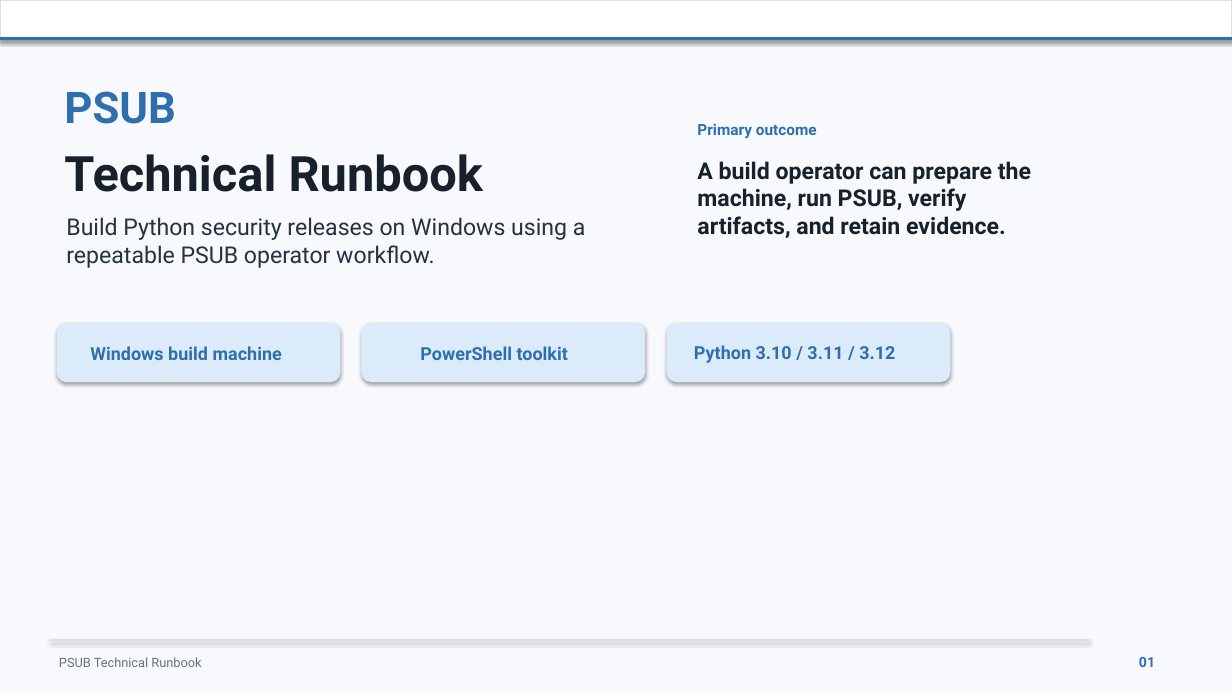
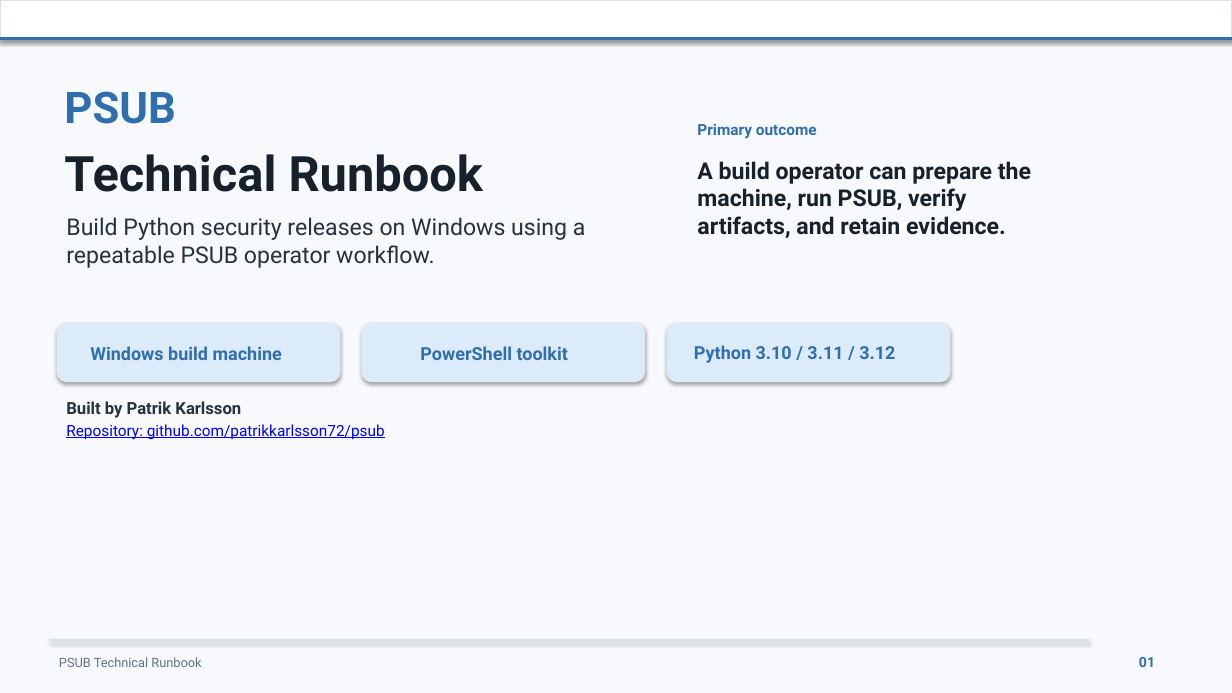
Before and after one commit to patrikkarlsson72/psub, a slide deck: slide 1 of output/presentation/PSUB-Technical-Runbook.pptx. Drawn at 1232x693 pixels with LibreOffice and Linux fonts; fonts in the diff are those of the drawing. Boxes give left, top, right and bottom in pixels: in the first picture for what was removed or moved away, otherwise in the second. Text is boxed around its words. In the diff, an @@ line names an element or a change of style, - is before the commit and + after.

Commit message:
Add presentation attribution and repository link

```diff
--- a/output/presentation/PSUB-Technical-Runbook.pptx
+++ b/output/presentation/PSUB-Technical-Runbook.pptx
@@ text added at (66, 401, 385, 440), 12 pt, text #0000FF, underline @@
+Built by Patrik Karlsson
+Repository: github.com/patrikkarlsson72/psub
```
